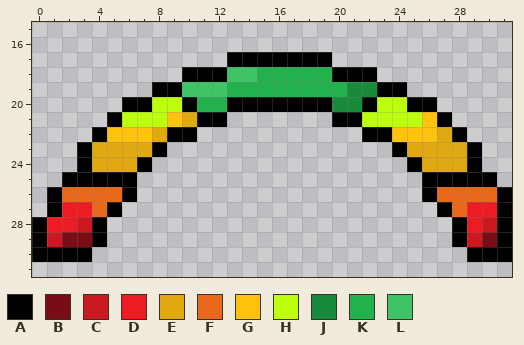
Pixel-art sprite: Fusee/img/Jauge1.png. The picture above is the old version.
The file is 32x32 pixels. Colours within 5 levels of each other are drawn and written as one. Shown: x 0..31, y 15..31.
Palette (. is transparent): A #000000  B #790c14  C #cc1821  D #ed1c24  E #e0a911  F #e8681c  G #ffc20e  H #bbff0f  J #188a3b  K #22b14c  L #3ec466
The result:
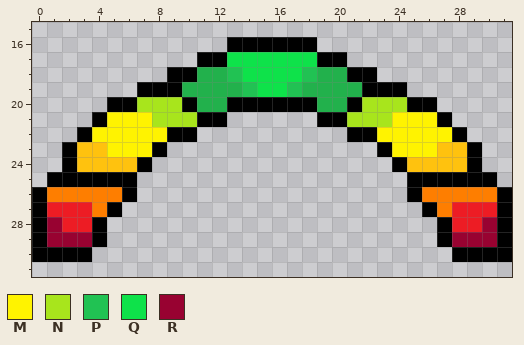
Colours new in this view: M #fff300  N #a8e51c  P #21c253  Q #0ee24a  R #980231
What changed:
@@ palette @@
-F #e8681c
+F #fe7e00
@@ x 0..31 @@
 15 ................................
-16 ................................
-17 .............AAAAAAA............
-18 ..........AAALLKKKKKAAA.........
-19 ........AALLLKKKKKKKKJJAA.......
-20 ......AAHHAKKAAAAAAAJJAHHAA.....
-21 .....AHHHGEAA.......AAHHHHGA....
-22 ....AGGGEAA...........AAGGGEA...
-23 ...AEEEEA...............AEEEEA..
-24 ...AEEEA.................AEEEA..
-25 ..AAAAA...................AAAAA.
-26 .AFFFFA...................AFFFFA
-27 .ADDFA.....................AFDDA
-28 ADDCA.......................ADCA
-29 ACBBA.......................ACBA
-30 AAAA.........................AAA
+16 .............AAAAAA.............
+17 ...........AAQQQQQQAA...........
+18 .........AAKKPQQQQPKKAA.........
+19 .......AAAKKKKPQQPKKKKAAA.......
+20 .....AANNNAKKAAAAAAKKANNNAA.....
+21 ....AMMMNNNAA......AANNNMMMA....
+22 ...AMMMMMAA..........AAMMMMMA...
+23 ..AGGMMMA..............AMMMGGA..
+24 ..AGGGGA................AGGGGA..
+25 .AAAAAA..................AAAAAA.
+26 AFFFFFA..................AFFFFFA
+27 ADDDFA....................AFDDDA
+28 ARDDA......................ADDRA
+29 ARRRA......................ARRRA
+30 AAAA........................AAAA
 31 ................................
Pixel boxes of the changes (left, top, right, bottom) in both pictures:
changed: (32, 37, 497, 262)
